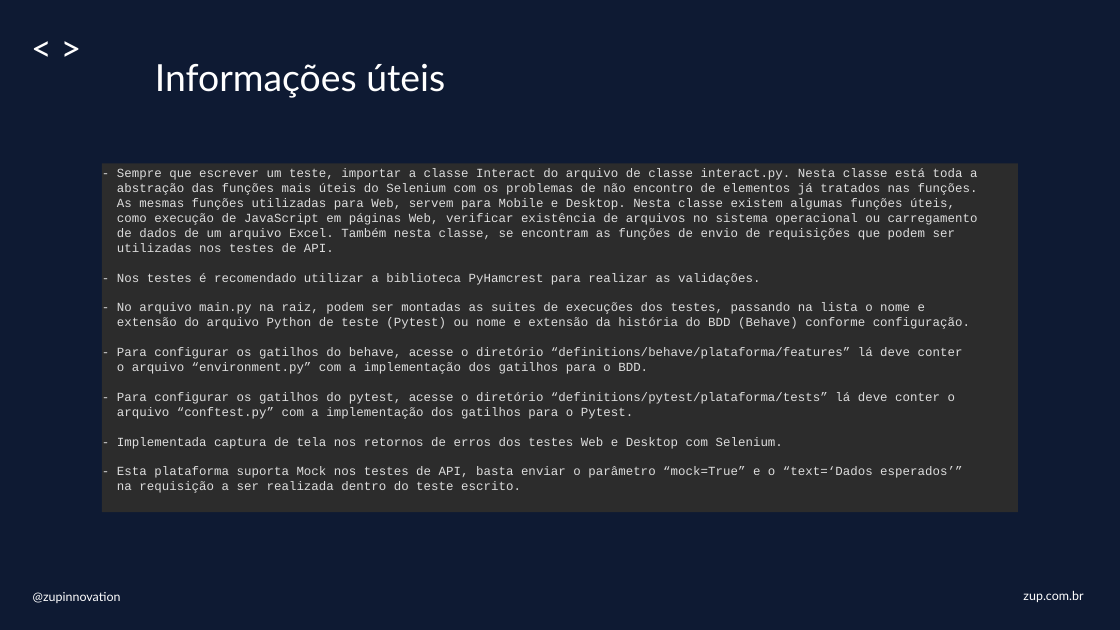
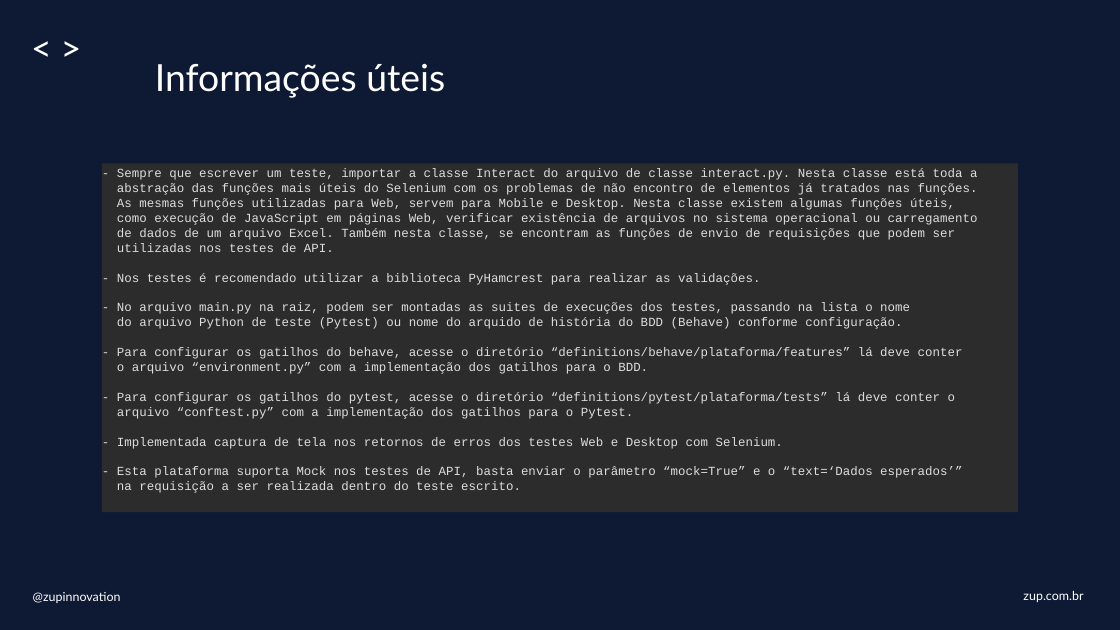
Before and after one commit to ArcanoSombrio/pytap, a slide deck: slide 10 of PYTAP.pptx. Drawn at 1120x630 pixels with LibreOffice and Linux fonts; fonts in the diff are those of the drawing; background and template pictures are left out. Boxes give left, top, right and bottom in pixels: in the first picture for what was removed or moved away, otherwise in the second. Text is boxed around its words. In the diff, an @@ line names an element or a change of style, - is before the commit and + after.

```diff
--- a/PYTAP.pptx
+++ b/PYTAP.pptx
@@ text in rectangle at <box>117,303,963,359</box>: text changed @@
-- No arquivo main.py na raiz, podem ser montadas as suites de execuções dos testes, passando na lista o nome e
-extensão do arquivo Python de teste (Pytest) ou nome e extensão da história do BDD (Behave) conforme configuração.
-- Para configurar os gatilhos do behave, acesse o diretório “definitions/behave/plataforma/features” lá deve conter
+- No arquivo main.py na raiz, podem ser montadas as suites de execuções dos testes, passando na lista o nome
+do arquivo Python de teste (Pytest) ou nome do arquido de história do BDD (Behave) conforme configuração.
+- Para configurar os gatilhos do behave, acesse o diretório “definitions/behave/plataforma/features” lá deve conter
```
Also in this commit, not shown: 1 other slide changed, 6 other files.
